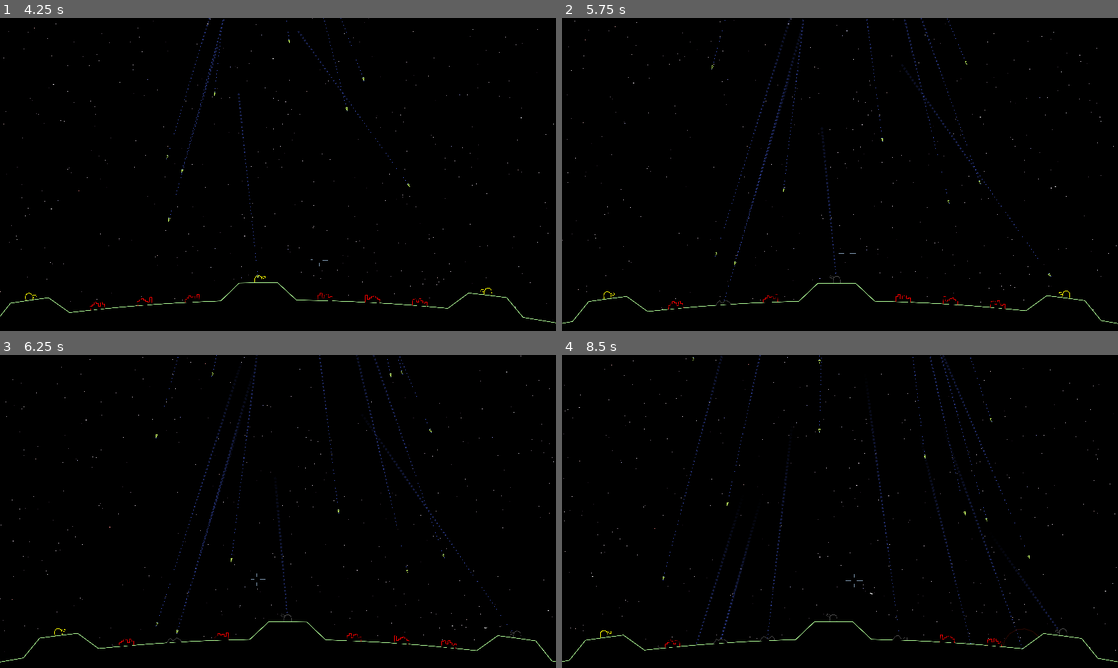
Above: before the commit, frames 1-4 (two rows, left to right).
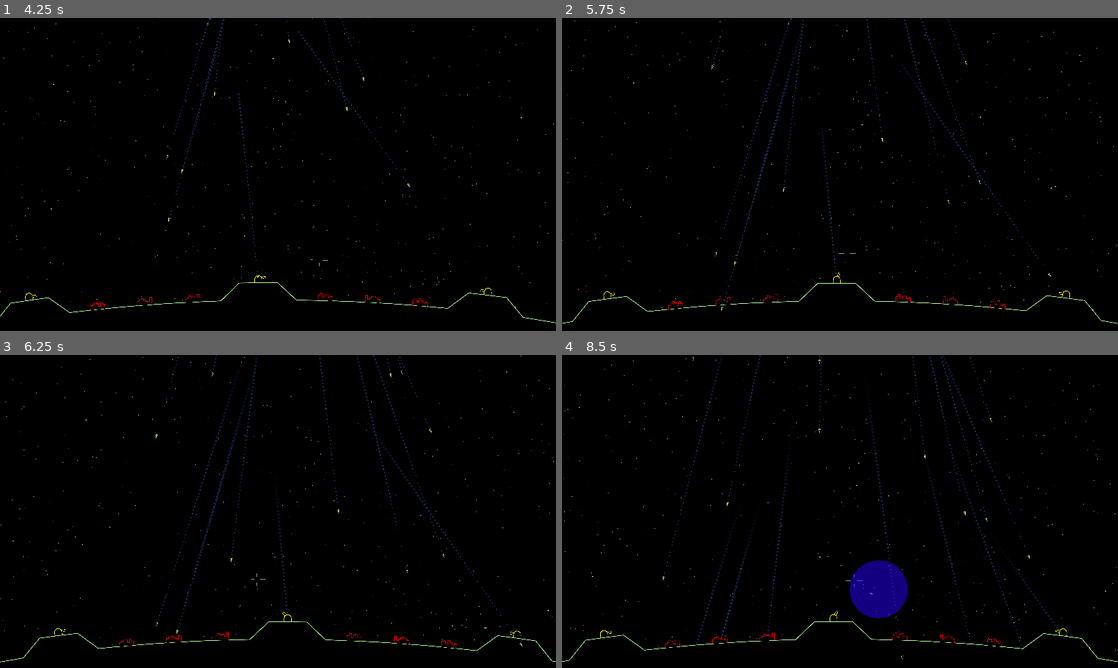
Above: after the commit, the same moments.

Repository: tartley/missile-commander
Game: Godot game, scene res://src/main/main.tscn
Two runs of this game, one before a commit and one after it. Both use one fixed random seed, a clock stepped at 60 frames per second and the inputs below.
Inputs (mouse positions are in pixels of both pictures, inside the frame that each line leads up to):
- Up to frame 1 (4.25 s): tap Enter at 0.5 s; move the mouse to (305, 174) at 0.52 s; hold W from 0.53 s (still down); tap Space at 1.25 s; move the mouse to (250, 174) at 1.27 s; move the mouse to (289, 168) at 2.02 s; move the mouse to (272, 180) at 2.77 s; move the mouse to (316, 177) at 3.52 s
- Up to frame 2 (5.75 s): keep holding W; move the mouse to (795, 171) at 4.27 s; move the mouse to (845, 174) at 5.02 s
- Up to frame 3 (6.25 s): move the mouse to (255, 505) at 5.77 s; release W at 5.78 s; hold D from 5.78 s (still down)
- Up to frame 4 (8.5 s): move the mouse to (867, 511) at 6.52 s; release D at 6.53 s; hold W from 6.53 s (still down); move the mouse to (812, 511) at 7.27 s; move the mouse to (851, 505) at 8.02 s

Frame 1 is identical in both runs. In frame 2, less than 0.1% of the frame differs, in the area x 27-51%, y 54-94%; in frame 3, less than 0.1%; in frame 4, 1.6%, in the area x 27-91%, y 65-98%.

Commit message:
Name preloaded scenes 'XScene'
To avoid clashing with the class name of their root nodes

Diff:
--- a/src/base/base.gd
+++ b/src/base/base.gd
@@ -5,7 +5,7 @@
 const FORE_DESTROYED := Color(.3, .3, .3)
 const FILL := Color.BLACK
 
-var Shot:PackedScene = preload("res://src/shot/shot.tscn")
+var ShotScene:PackedScene = preload("res://src/shot/shot.tscn")
 
 # We use a reference to the mouse to swivel our turret towards it
 var mouse:Node2D
@@ -25,7 +25,7 @@
 
 func launch(dest:Vector2):
     if not self.destroyed:
-        var shot = Shot.instantiate()
+        var shot = ShotScene.instantiate()
         shot.position = to_global($Turret.position)
         shot.destination = dest
         return shot
--- a/src/main/ground.gd
+++ b/src/main/ground.gd
@@ -48,8 +48,8 @@
     [ +88 * seg_ang, -Common.RADIUS],
 ]
 
-const City:PackedScene = preload("res://src/city/city.tscn")
-const Base:PackedScene = preload("res://src/base/base.tscn")
+const CityScene:PackedScene = preload("res://src/city/city.tscn")
+const BaseScene:PackedScene = preload("res://src/base/base.tscn")
 
 var verts:PackedVector2Array
 var gaps:Array[Vector2] = []
@@ -98,8 +98,8 @@
 func _ready() -> void:
     var annotated_verts := Geometry.AnnotatedVerts.new(get_annotated_vert_array(annotated_polar_array))
     self.verts = annotated_verts.verts
-    create_features(annotated_verts, "city", City)
-    create_features(annotated_verts, "base", Base)
+    create_features(annotated_verts, "city", CityScene)
+    create_features(annotated_verts, "base", BaseScene)
     self.gaps = annotated_verts.get_vertices("gap")
     set_up_collisions(annotated_verts)
 
--- a/src/main/main.gd
+++ b/src/main/main.gd
@@ -1,6 +1,6 @@
 class_name Main extends Node
 
-var Missile:PackedScene = preload("res://src/missile/missile.tscn")
+var MissileScene:PackedScene = preload("res://src/missile/missile.tscn")
 
 func positions(nodes:Array) -> Array[Vector2]:
     var retval:Array[Vector2] = []
@@ -17,7 +17,7 @@
     return targets.pick_random()
 
 func launch_missile(i):
-    var missile = Missile.instantiate()
+    var missile = MissileScene.instantiate()
     var start := Vector2(randf_range(-200, +200), -14100 - i * 200)
     var td = choose_target()
     var target = td[0]
--- a/src/missile/missile.tscn
+++ b/src/missile/missile.tscn
@@ -38,5 +38,4 @@
 
 [node name="CollisionPolygon2D" type="CollisionPolygon2D" parent="."]
 
-[connection signal="area_entered" from="." to="." method="on_area_entered"]
 [connection signal="finished" from="Trail" to="Trail" method="on_finished"]
